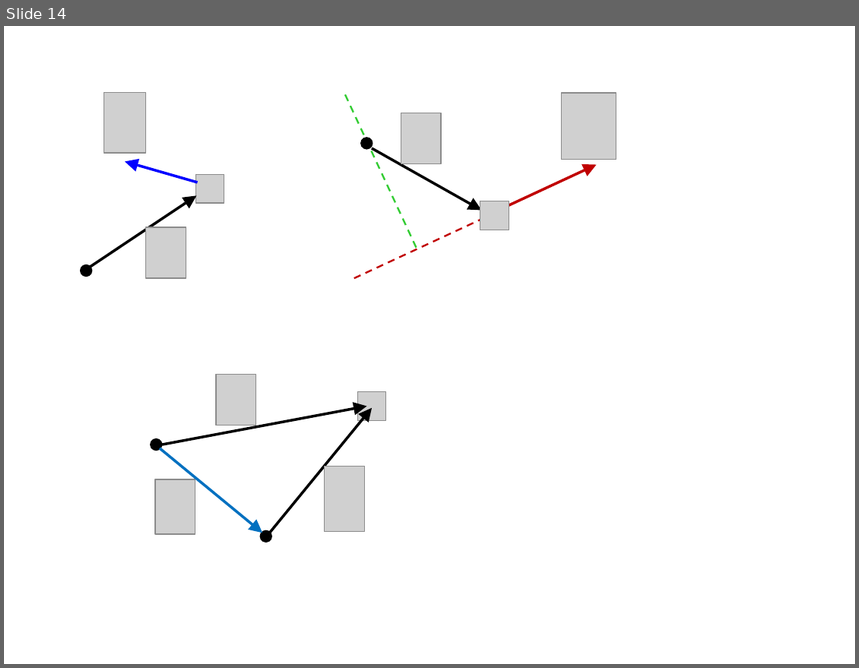
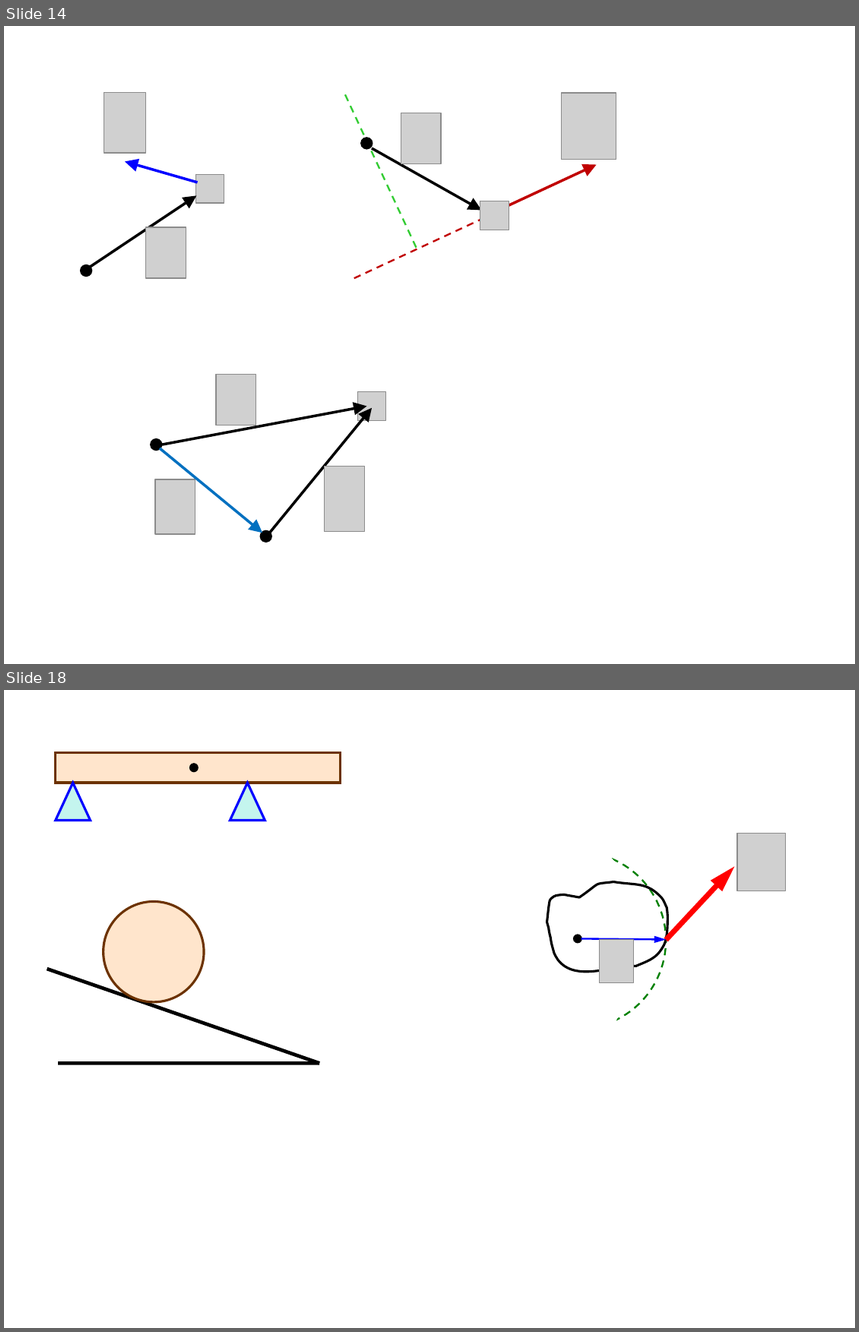
Before and after one commit to l432/NMK, a slide deck: Lecture/Mechanics/sclad.ppt. Shown one above the other, each under a label of ours: slide 14 before the commit, slides 14 and 18 after it; the slides between them are not shown. The pictures are 859x668 and 859x1332 pixels, drawn with LibreOffice and Linux fonts; fonts in the diff are those of the drawing; grey boxes stand for pictures. Boxes give left, top, right and bottom in pixels: in the first picture for what was removed or moved away, otherwise in the second. Text is boxed around its words. In the diff, an @@ line names an element or a change of style, - is before the commit and + after.

```diff
--- a/Lecture/Mechanics/sclad.ppt
+++ b/Lecture/Mechanics/sclad.ppt
@@ slide 18 added at box(4, 690, 855, 1328), background #FFFFFF @@
@@ group added at box(56, 753, 340, 820): 2 triangles, 1 rectangle, 1 ellipse @@
@@ freeform shape added at box(475, 840, 635, 1037), fill #FFFFFF, outline #FFFFFF 2.01 pt @@
@@ picture added at box(737, 833, 785, 891) @@
@@ ellipse added at box(489, 852, 666, 1029), outline #008000 1.5 pt dashed @@
@@ arrow added from (666, 940) to (734, 866), #FF0000 4.51 pt @@
@@ freeform shape added at box(547, 882, 668, 973), outline #000000 2.01 pt @@
@@ ellipse added at box(104, 902, 204, 1002), fill #FFE5CC, outline #6C3200 2.01 pt @@
@@ ellipse added at box(574, 935, 581, 942), fill #000000, outline #000000 2.01 pt @@
@@ arrow added from (581, 939) to (666, 939), #0000FF 1.5 pt @@
@@ picture added at box(599, 940, 633, 983) @@
@@ line added from (320, 1064) to (47, 969), #000000 3 pt @@
@@ line added from (320, 1064) to (59, 1064), #000000 3 pt @@
```
Also in this commit, not shown: 10 slides changed, 11 other slides added, 4 slides removed, 5 other files.
